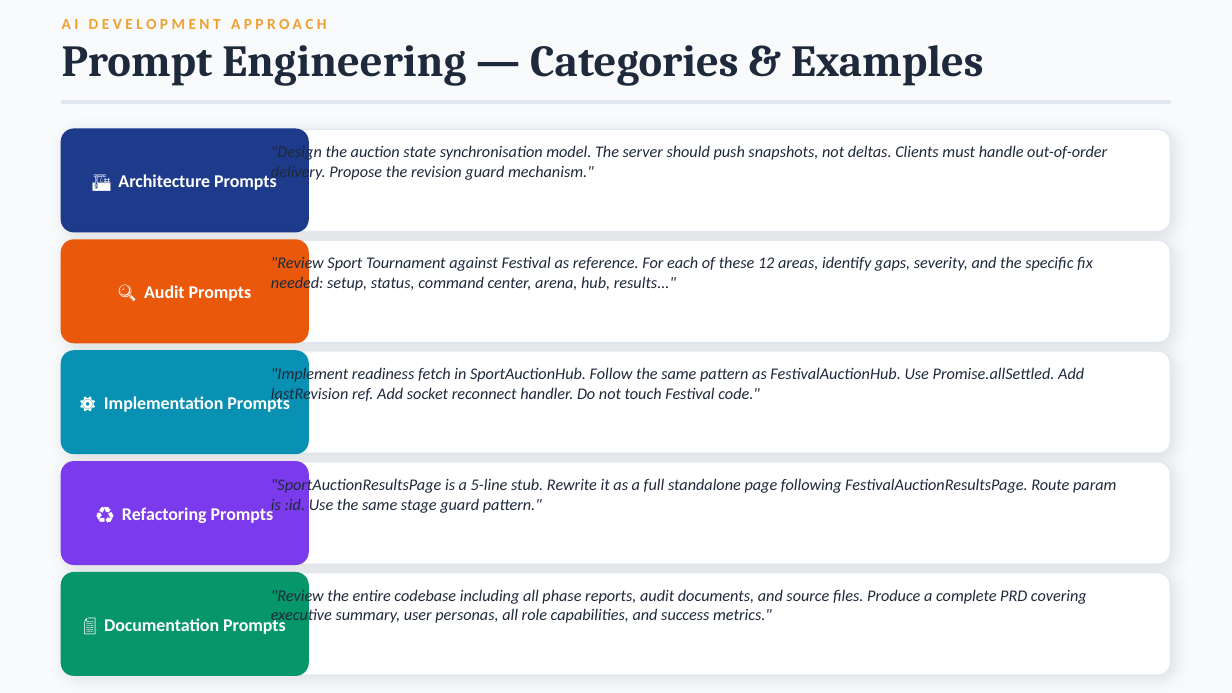
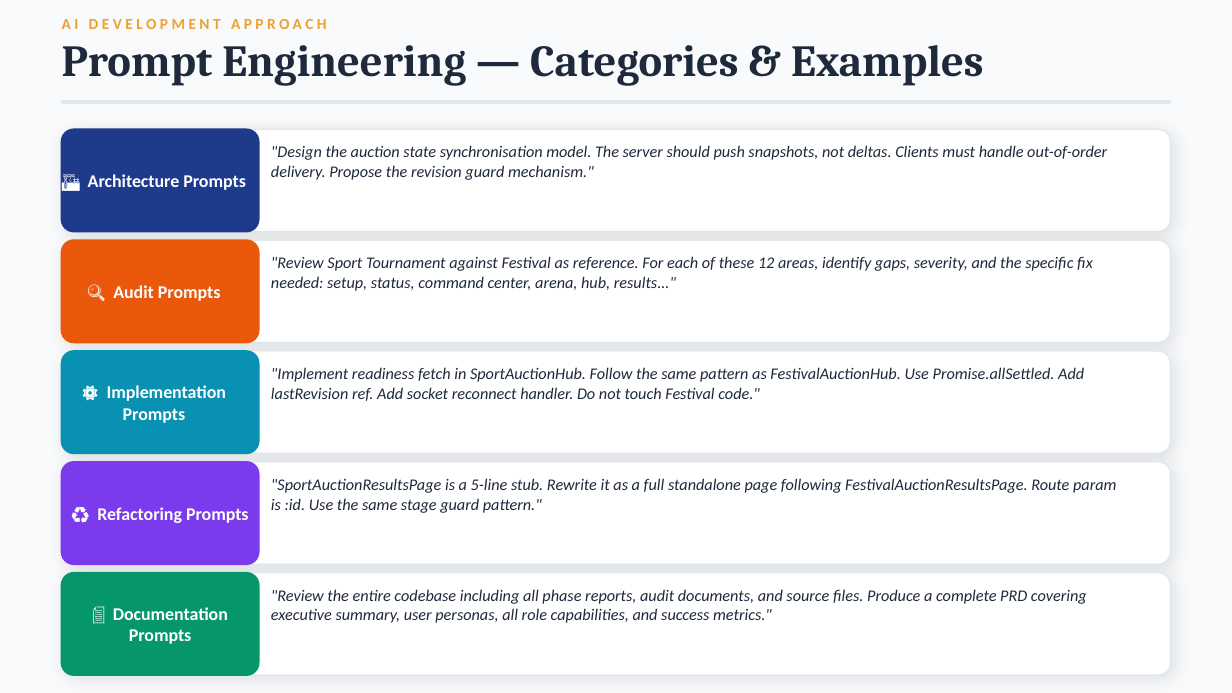
Before and after one commit to Vamsiayiluri/Auction-Tracker, a slide deck: slide 20 of Deliverables/FINAL_PRESENTATION_DECK.pptx. Drawn at 1232x693 pixels with LibreOffice and Linux fonts; fonts in the diff are those of the drawing. Boxes give left, top, right and bottom in pixels: in the first picture for what was removed or moved away, otherwise in the second. Text is boxed around its words. In the diff, an @@ line names an element or a change of style, - is before the commit and + after.

```diff
--- a/Deliverables/FINAL_PRESENTATION_DECK.pptx
+++ b/Deliverables/FINAL_PRESENTATION_DECK.pptx
@@ text "🏗 Architecture Prompts": place and size @@
-text "🏗 Architecture Prompts" at bbox=[118, 173, 277, 190]
+text "🏗 Architecture Prompts" at bbox=[88, 174, 246, 190]
@@ rounded rectangle: place and size @@
-rounded rectangle at bbox=[62, 129, 308, 232]
+rounded rectangle at bbox=[62, 129, 259, 232]
@@ text "🔍 Audit Prompts": place and size @@
-text "🔍 Audit Prompts" at bbox=[144, 285, 252, 301]
+text "🔍 Audit Prompts" at bbox=[113, 285, 221, 301]
@@ rounded rectangle: place and size @@
-rounded rectangle at bbox=[62, 240, 308, 342]
+rounded rectangle at bbox=[62, 240, 259, 342]
@@ text "⚙ Implementation Prompts" rewrapped from bbox=[104, 394, 290, 412] to bbox=[107, 385, 226, 423] @@
@@ rounded rectangle: place and size @@
-rounded rectangle at bbox=[62, 351, 308, 453]
+rounded rectangle at bbox=[62, 351, 259, 453]
@@ text "♻ Refactoring Prompts": place and size @@
-text "♻ Refactoring Prompts" at bbox=[122, 505, 274, 523]
+text "♻ Refactoring Prompts" at bbox=[97, 507, 249, 523]
@@ rounded rectangle: place and size @@
-rounded rectangle at bbox=[62, 462, 308, 564]
+rounded rectangle at bbox=[62, 462, 259, 564]
@@ text "📄 Documentation Prompts" rewrapped from bbox=[104, 616, 286, 634] to bbox=[113, 607, 228, 644] @@
@@ rounded rectangle: place and size @@
-rounded rectangle at bbox=[62, 573, 308, 675]
+rounded rectangle at bbox=[62, 573, 259, 675]
```
Also in this commit, not shown: 4 other slides changed, 16 other files.
